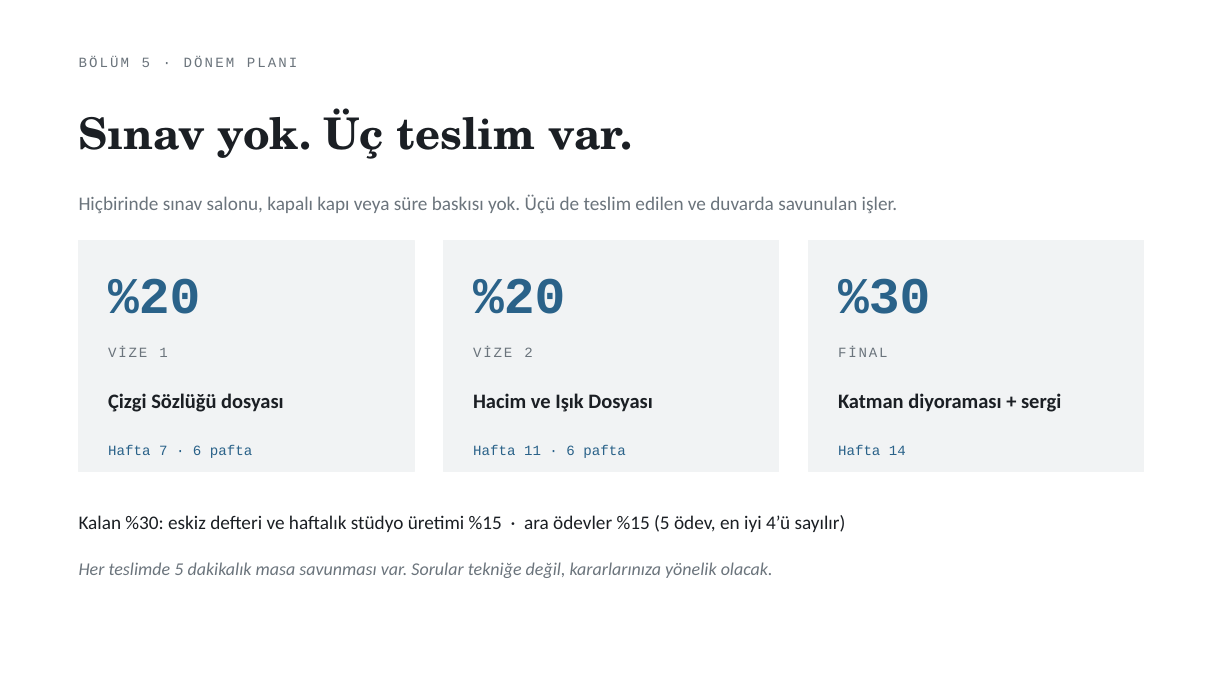
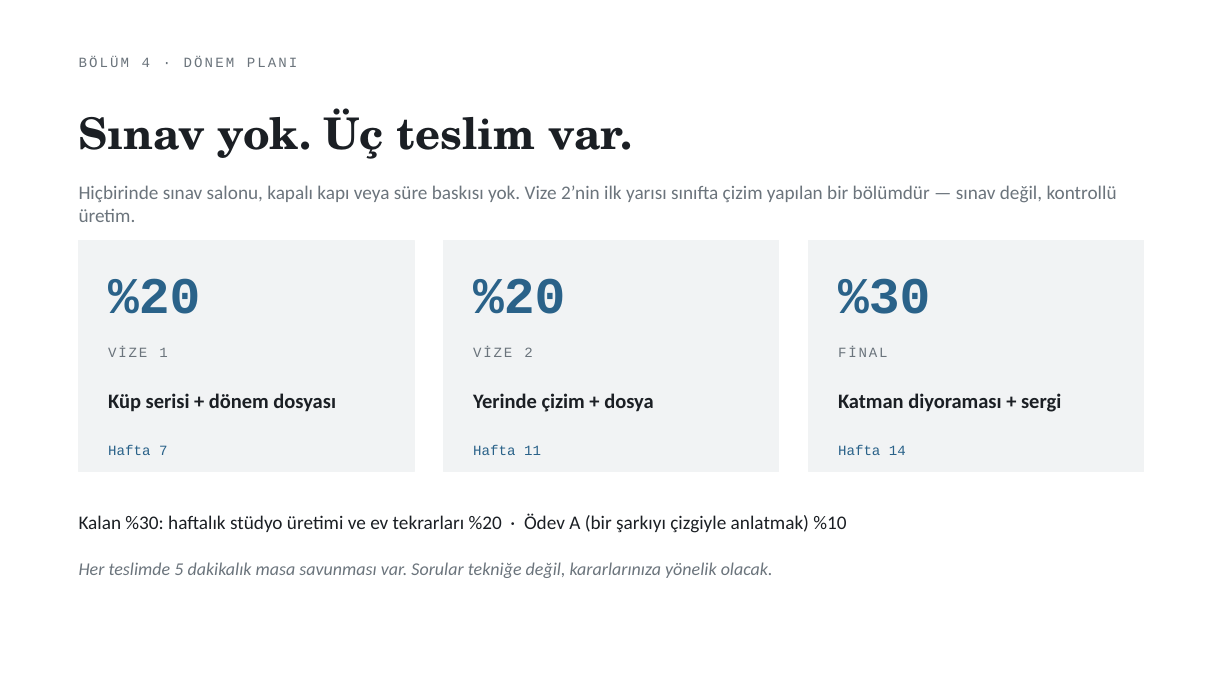
Before and after one commit to bunal91/sanat-ve-mekan, a slide deck: slide 25 of ders/serbest-cizim-teknikleri/02-1hafta-sunum.pptx (slide 24 before the commit). Drawn at 1232x693 pixels with LibreOffice and Linux fonts; fonts in the diff are those of the drawing. Boxes give left, top, right and bottom in pixels: in the first picture for what was removed or moved away, otherwise in the second. Text is boxed around its words. In the diff, an @@ line names an element or a change of style, - is before the commit and + after.

```diff
--- a/ders/serbest-cizim-teknikleri/02-1hafta-sunum.pptx
+++ b/ders/serbest-cizim-teknikleri/02-1hafta-sunum.pptx
@@ text at (79,57,298,67): text changed @@
-BÖLÜM 5 · DÖNEM PLANI
+BÖLÜM 4 · DÖNEM PLANI
@@ text at (79,185,1117,222): text changed @@
-Hiçbirinde sınav salonu, kapalı kapı veya süre baskısı yok. Üçü de teslim edilen ve duvarda savunulan işler.
+Hiçbirinde sınav salonu, kapalı kapı veya süre baskısı yok. Vize 2’nin ilk yarısı sınıfta çizim yapılan bir bölümdür — sınav değil, kontrollü üretim.
@@ text at (108,393,336,412): text changed @@
-Çizgi Sözlüğü dosyası
+Küp serisi + dönem dosyası
@@ text at (473,393,653,412): text changed @@
-Hacim ve Işık Dosyası
+Yerinde çizim + dosya
@@ text at (108,445,167,455): text changed @@
-Hafta 7 · 6 pafta
+Hafta 7
@@ text at (473,445,541,455): text changed @@
-Hafta 11 · 6 pafta
+Hafta 11
@@ text at (79,513,846,533): text changed @@
-Kalan %30: eskiz defteri ve haftalık stüdyo üretimi %15 · ara ödevler %15 (5 ödev, en iyi 4’ü sayılır)
+Kalan %30: haftalık stüdyo üretimi ve ev tekrarları %20 · Ödev A (bir şarkıyı çizgiyle anlatmak) %10
```
Also in this commit, not shown: 21 other slides changed, 12 slides added, 11 slides removed, 2 other files.
